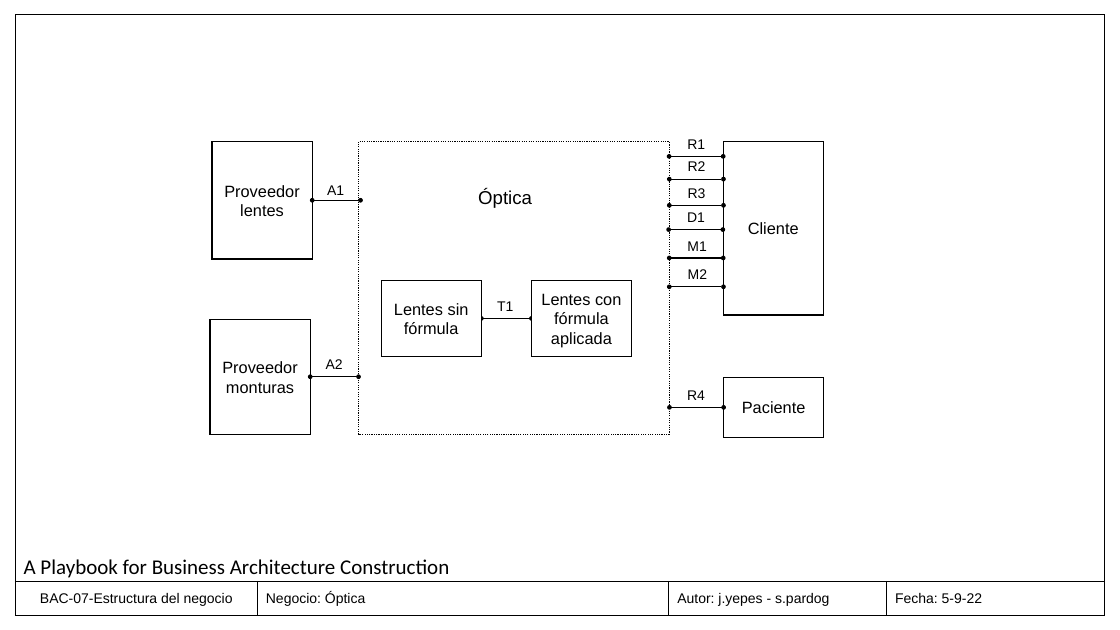
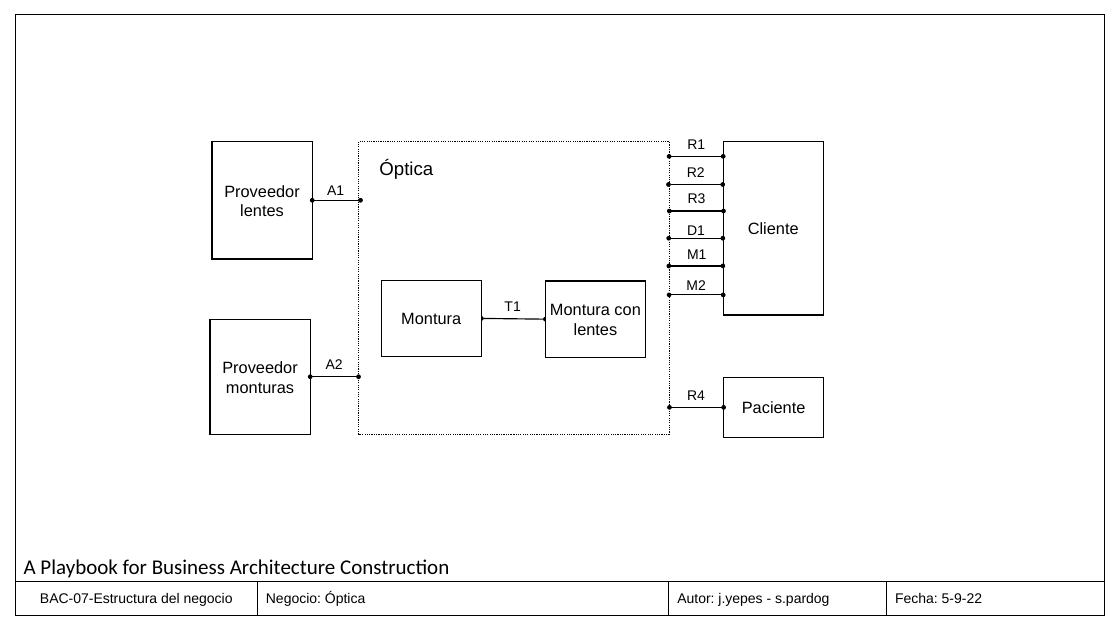
Before and after one commit to sergio-juandiego/arquiemp, a slide deck: slide 1 of HT-4/Optica BAC-07-Estructura del negocio.pptx. Drawn at 1120x630 pixels with LibreOffice and Linux fonts; fonts in the diff are those of the drawing. Boxes give left, top, right and bottom in pixels: in the first picture for what was removed or moved away, otherwise in the second. Text is boxed around its words. In the diff, an @@ line names an element or a change of style, - is before the commit and + after.

```diff
--- a/HT-4/Optica BAC-07-Estructura del negocio.pptx
+++ b/HT-4/Optica BAC-07-Estructura del negocio.pptx
@@ text "Óptica": place and size @@
-text "Óptica" at (478, 190, 532, 208)
+text "Óptica" at (379, 160, 433, 179)
@@ 2 texts, 2 double arrows: place and size @@
-2 texts, 2 double arrows at (670, 161, 723, 205)
+2 texts, 2 double arrows at (669, 167, 723, 211)
@@ text "D1" rewrapped from (687, 212, 705, 222) to (687, 225, 705, 239) @@
@@ text "T1": place and size @@
-text "T1" at (497, 301, 513, 311)
+text "T1" at (504, 301, 520, 311)
@@ rectangle "Montura con lentes": place and size @@
-rectangle "Montura con lentes" at (532, 281, 632, 357)
+rectangle "Montura con lentes" at (545, 281, 645, 357)
@@ 3 double arrows, 2 texts: place and size @@
-3 double arrows, 2 texts at (669, 229, 723, 287)
+3 double arrows, 2 texts at (669, 239, 723, 295)
@@ text in rectangle at (401, 312, 461, 324): text changed @@
-Lentes sin fórmula
+Montura
@@ double arrow moved from (481, 318) - (532, 318) to (481, 318) - (545, 319) @@
@@ text in rectangle at (550, 303, 640, 335): text changed @@
-Lentes con fórmula aplicada
+Montura con lentes
```
Also in this commit, not shown: 12 other files.
